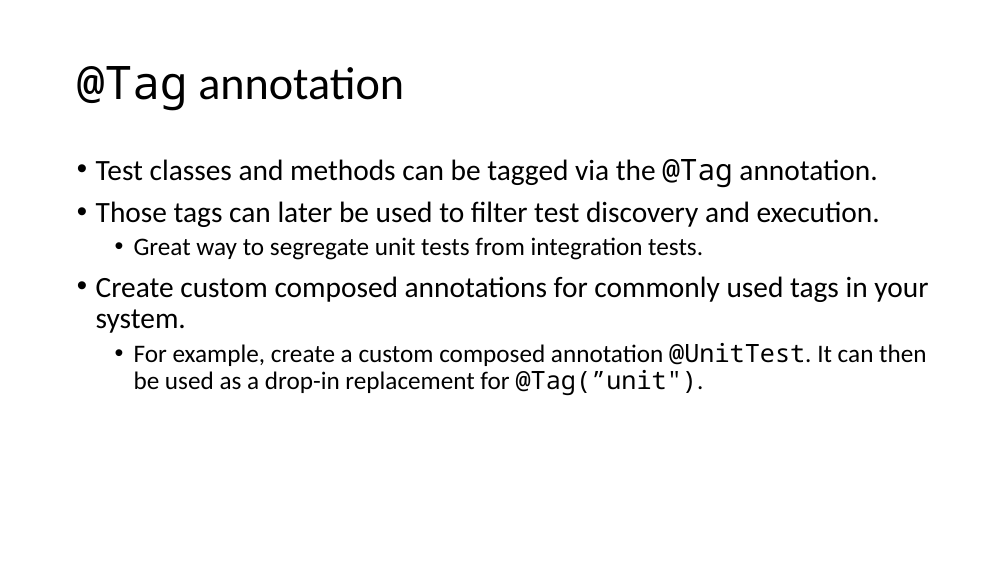
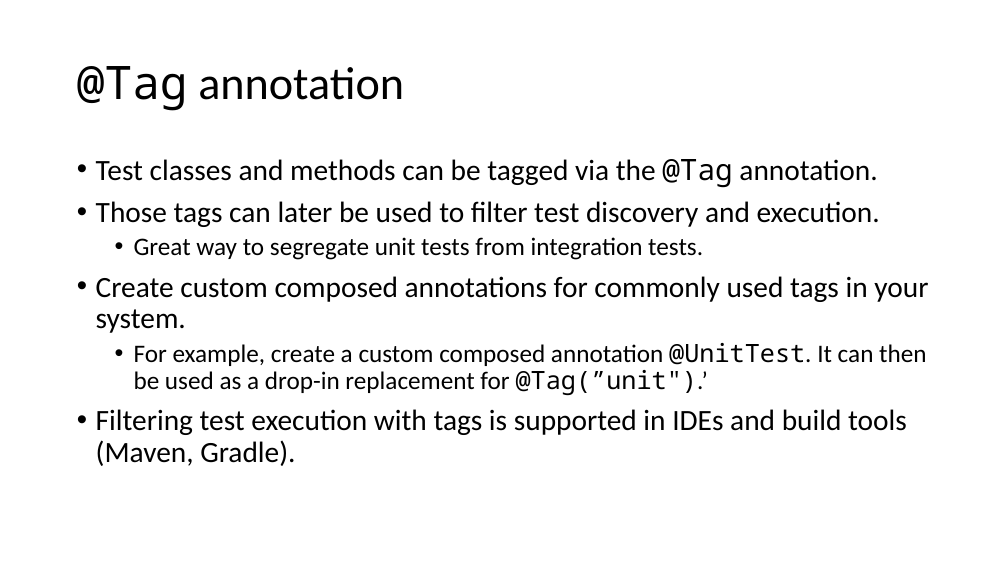
Before and after one commit to cebartling/test-driven, a slide deck: slide 9 of presentations/Introduction to JUnit 5.pptx. Drawn at 1008x567 pixels with LibreOffice and Linux fonts; fonts in the diff are those of the drawing. Boxes give left, top, right and bottom in pixels: in the first picture for what was removed or moved away, otherwise in the second. Text is boxed around its words. In the diff, an @@ line names an element or a change of style, - is before the commit and + after.

```diff
--- a/presentations/Introduction to JUnit 5.pptx
+++ b/presentations/Introduction to JUnit 5.pptx
@@ text at (x1=96, y1=343, x2=926, y2=466): text changed @@
-  • For example, create a custom composed annotation @UnitTest. It can then be used as a drop-in replacement for @Tag(”unit").
+  • For example, create a custom composed annotation @UnitTest. It can then be used as a drop-in replacement for @Tag(”unit").’
+• Filtering test execution with tags is supported in IDEs and build tools (Maven, Gradle).
```
Also in this commit, not shown: 1 other slide changed, 10 slides added, 2 slides removed.
